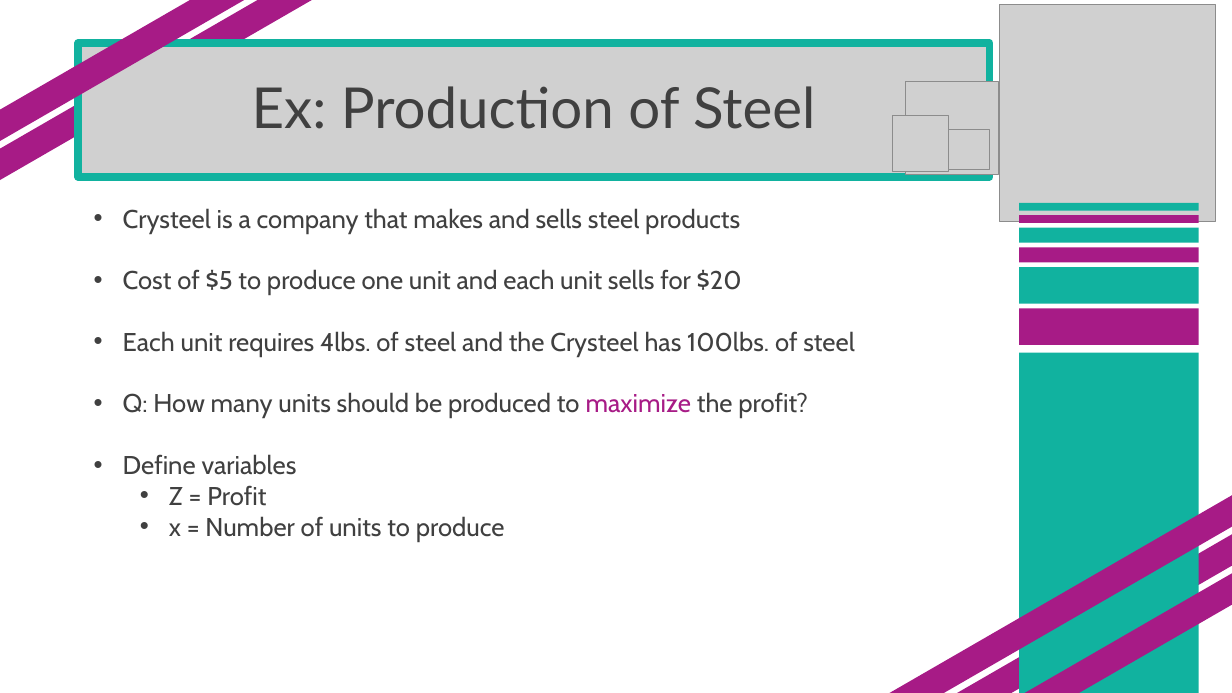
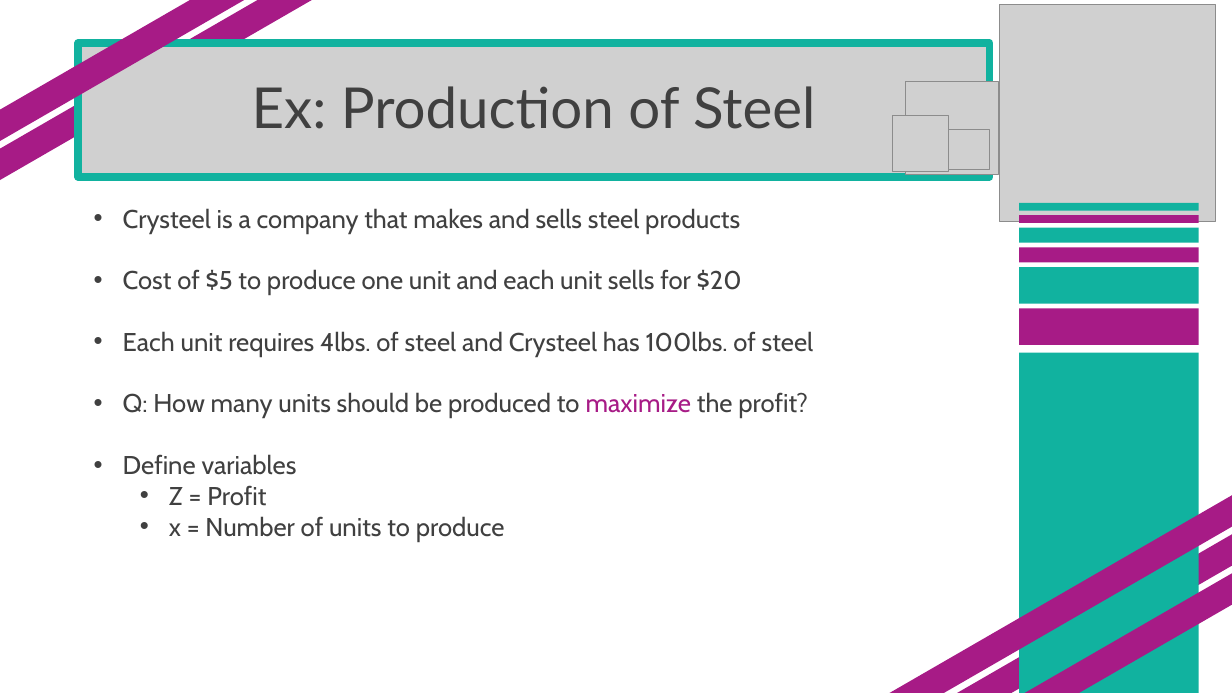
Before and after one commit to SuperMarioGiacomazzo/STOR305_WEBSITE, a slide deck: slide 4 of Lectures/Lecture 1/Lecture 1.pptx. Drawn at 1232x693 pixels with LibreOffice and Linux fonts; fonts in the diff are those of the drawing; grey boxes stand for pictures. Boxes give left, top, right and bottom in pixels: in the first picture for what was removed or moved away, otherwise in the second. Text is boxed around its words. In the diff, an @@ line names an element or a change of style, - is before the commit and + after.

```diff
--- a/Lectures/Lecture 1/Lecture 1.pptx
+++ b/Lectures/Lecture 1/Lecture 1.pptx
@@ text at box(123, 331, 814, 356): text changed @@
-• Each unit requires 4lbs. of steel and the Crysteel has 100lbs. of steel
+• Each unit requires 4lbs. of steel and Crysteel has 100lbs. of steel
```
Also in this commit, not shown: 3 other files.
